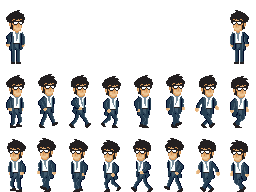
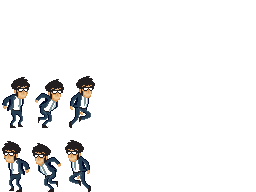
Layers edited between the first and the second 256x192 image:
added layer "Layer #2" above "Pasted Layer #1" over (2, 76, 95, 192)
hid "Pasted Layer" over (6, 10, 249, 128)
hid "Layer" over (7, 10, 249, 192)
